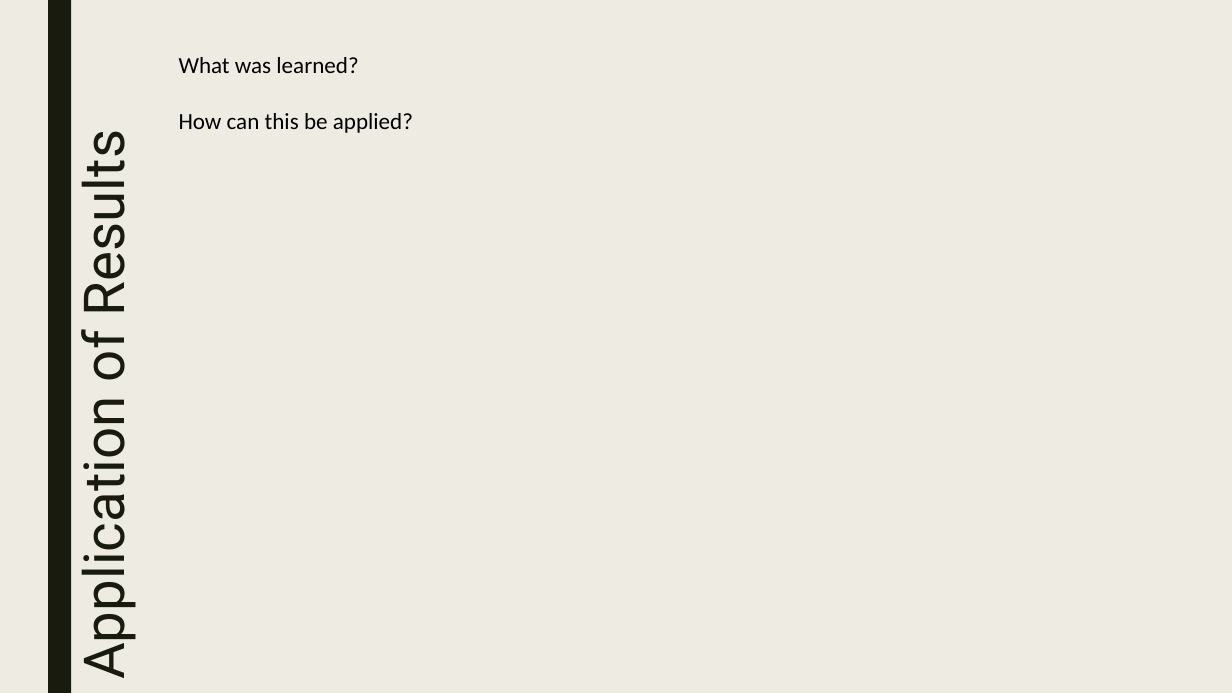
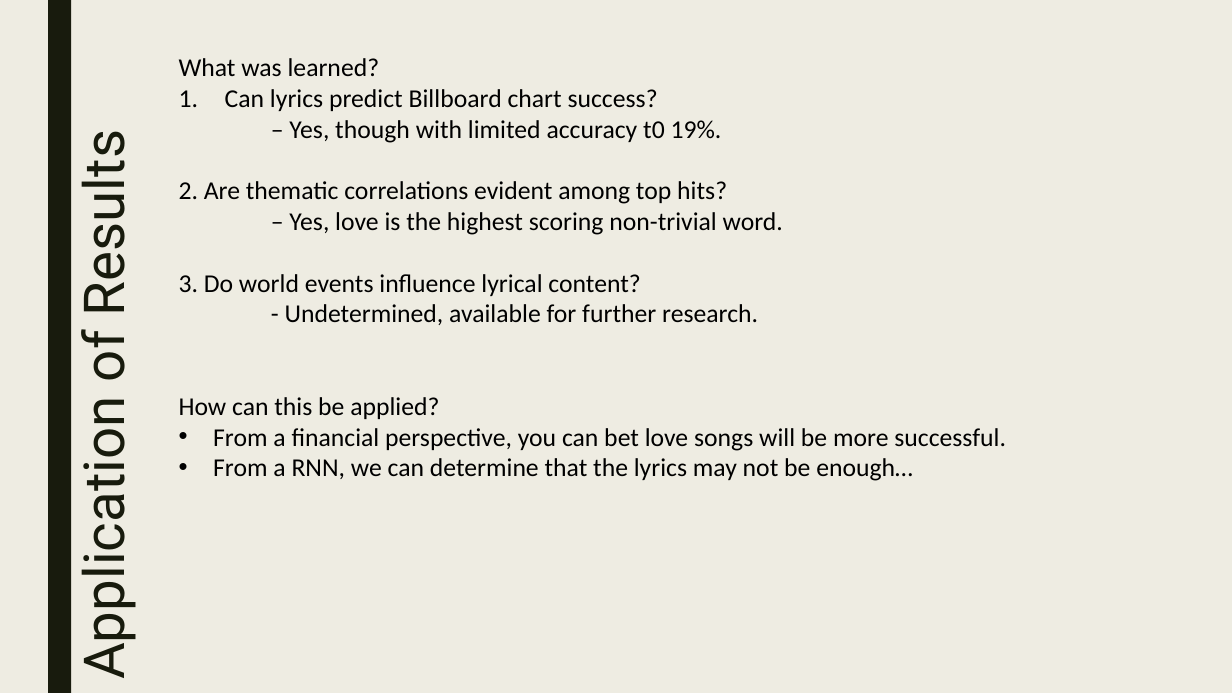
Before and after one commit to gaitocole/Final_Project, a slide deck: slide 8 of Group2_MusicWordsSlap_Part6.pptx. Drawn at 1232x693 pixels with LibreOffice and Linux fonts; fonts in the diff are those of the drawing. Boxes give left, top, right and bottom in pixels: in the first picture for what was removed or moved away, otherwise in the second. Text is boxed around its words. In the diff, an @@ line names an element or a change of style, - is before the commit and + after.

```diff
--- a/Group2_MusicWordsSlap_Part6.pptx
+++ b/Group2_MusicWordsSlap_Part6.pptx
@@ text at box(179, 58, 439, 419): size 18 to 20 pt in "What was learned?", "How can this be applied?" @@
@@ text at box(179, 89, 783, 325): paragraphs added @@
+        1. Can lyrics predict Billboard chart success?
+            – Yes, though with limited accuracy t0 19%.
+    2. Are thematic correlations evident among top hits?
+    – Yes, love is the highest scoring non-trivial word.
+    3. Do world events influence lyrical content?
+    - Undetermined, available for further research.
@@ text at box(213, 428, 1006, 481): paragraphs added @@
+      • From a financial perspective, you can bet love songs will be more successful.
+    • From a RNN, we can determine that the lyrics may not be enough…
```
Also in this commit, not shown: 2 other slides changed, 2 other files.
